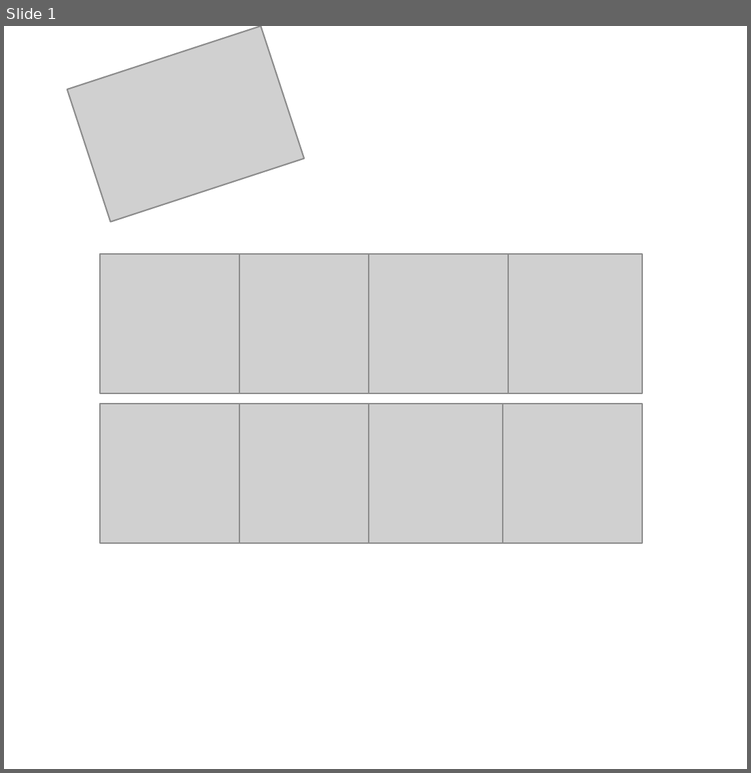
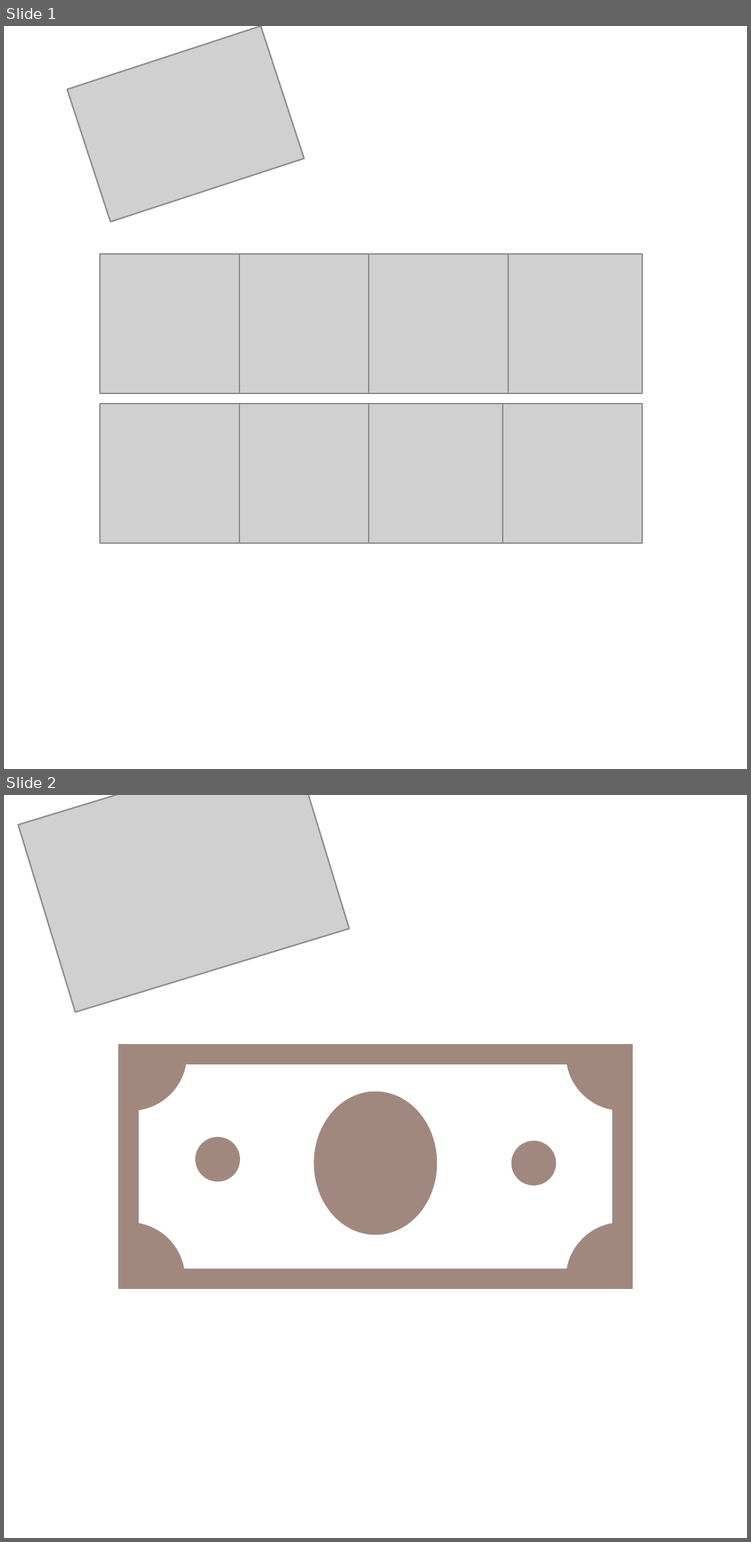
Before and after one commit to natsumican2000-sketch/01_expenseapp, a slide deck: icon.pptx. Shown one above the other, each under a label of ours: slide 1 before the commit, slides 1 and 2 after it. The pictures are 751x773 and 751x1542 pixels, drawn with LibreOffice and Linux fonts; fonts in the diff are those of the drawing; grey boxes stand for pictures; background and template pictures are left out. Boxes give left, top, right and bottom in pixels: in the first picture for what was removed or moved away, otherwise in the second. Text is boxed around its words. In the diff, an @@ line names an element or a change of style, - is before the commit and + after.

```diff
--- a/icon.pptx
+++ b/icon.pptx
@@ slide 2 added at [4, 795, 747, 1538], background picture (left out) @@
@@ picture added at [18, 795, 348, 1012] @@
@@ pie slice (boxed as its full ellipse) added at [75, 998, 185, 1108], fill #A1887F, outline #A1887F 1.5 pt @@
@@ pie slice (boxed as its full ellipse) added at [567, 998, 677, 1108], fill #A1887F, outline #A1887F 1.5 pt @@
@@ rectangle added at [128, 1054, 621, 1278], fill #FFFFFF, outline #A1887F 10.5 pt @@
@@ ellipse added at [315, 1093, 434, 1234], fill #A1887F, outline #A1887F 1.5 pt @@
@@ ellipse added at [196, 1138, 238, 1179], fill #A1887F, outline #A1887F 1.5 pt @@
@@ ellipse added at [513, 1142, 554, 1184], fill #A1887F, outline #A1887F 1.5 pt @@
@@ pie slice (boxed as its full ellipse) added at [73, 1224, 184, 1334], fill #A1887F, outline #A1887F 1.5 pt @@
@@ pie slice (boxed as its full ellipse) added at [567, 1224, 677, 1334], fill #A1887F, outline #A1887F 1.5 pt @@
```
Also in this commit, not shown: 2 other files.
